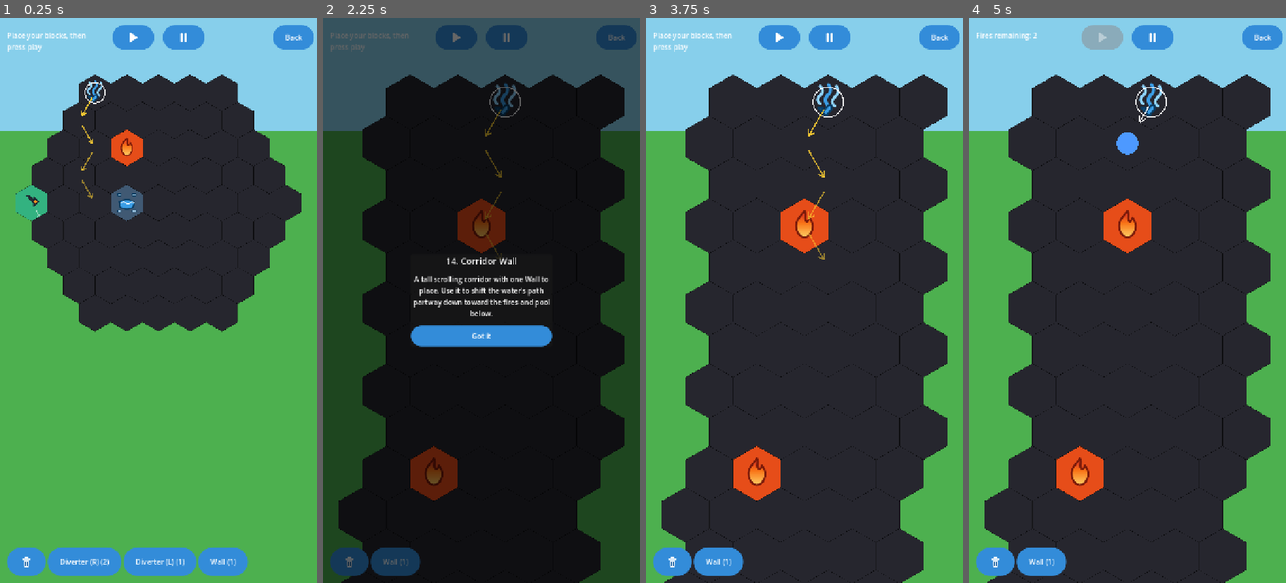
Above: before the commit, frames 1-4 (left to right).
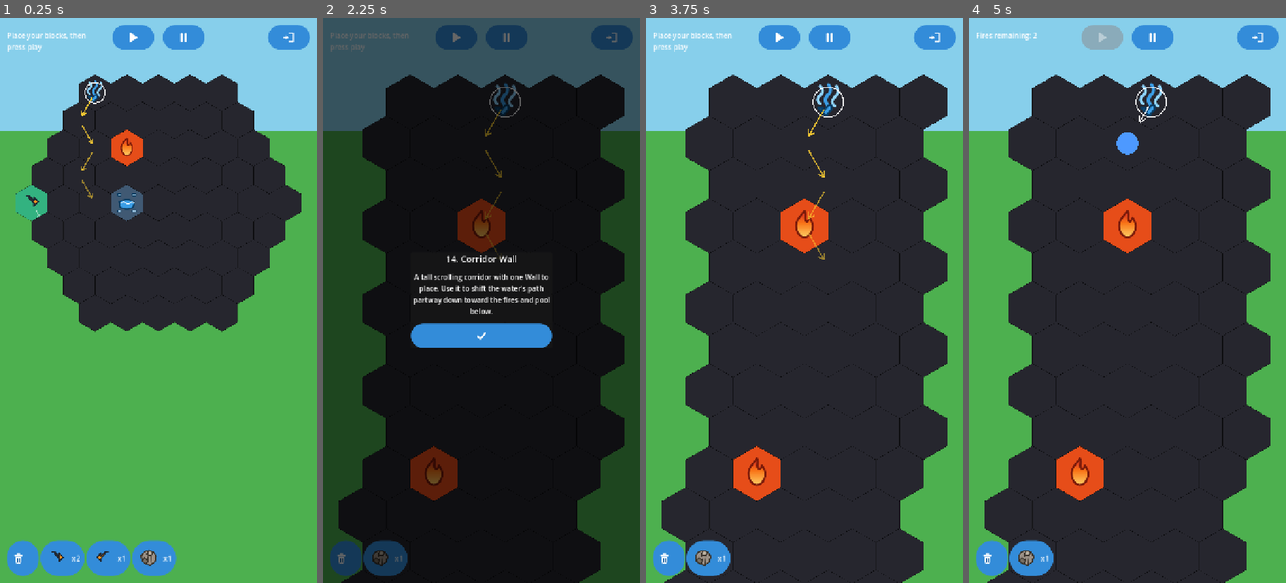
Above: after the commit, the same moments.

Repository: jitternoise/sunny_balcony
Game: Godot game, scene res://tests/Screenshots.tscn
Two runs of this game, one before a commit and one after it. Both use one fixed random seed, a clock stepped at 60 frames per second and the inputs below. This scene is started directly instead of the project's main scene.
Inputs (mouse positions are in pixels of both pictures, inside the frame that each line leads up to; where the layout moved, square brackets give the same spot in the first picture):
- Up to frame 1 (0.25 s): no input
- Up to frame 2 (2.25 s): click (611, 34) [617, 34] at 0.5 s; click "15. Corridor Split" at 1.25 s; click "14. Corridor Wall" at 2 s
- Up to frame 3 (3.75 s): click (934, 34) [940, 34] at 2.75 s; click (804, 334) at 3.5 s
- Up to frame 4 (5 s): click (1102, 34) at 4.25 s

The runs differ from the first frame. In frame 1, 2.6% of the frame differs, in the area x 2-99%, y 1-99%; in frame 2, 2.6%; in frame 3, 1.0%; in frame 4, 1.0%.

Commit message:
Unify the level's iconography and put tile art on the inventory buttons
Every button in the level scene is now icon-led, with one glyph per
action: the HUD's Back leaves for Level Select, so it takes the same
doorway glyph as the pause menu's Level Select; the lose popup reuses the
pause menu's retry arrow and doorway; the win popup gets a skip-forward
glyph, falling back to the doorway on the last level; the intro popup's
Got it becomes a check.

Inventory buttons now show each block's own tile art instead of its name,
with the name on the tooltip and the label reduced to the remaining
count. These buttons need an explicit width and tighter padding: the
shared theme pads for text, and with expand_icon set Godot reserves no
minimum width for an icon, so the tile art otherwise collapses to nothing.

Co-Authored-By: Claude Opus 5 <noreply@anthropic.com>
Claude-Session: https://claude.ai/code/session_01QEBxR8firEGJgpMLQAG7a7

Diff:
--- /dev/null
+++ b/game/assets/icons/ui_check.svg
@@ -0,0 +1,4 @@
+<svg xmlns="http://www.w3.org/2000/svg" viewBox="0 0 100 100" width="32" height="32">
+  <!-- Intro popup: acknowledge / dismiss. -->
+  <path d="M22 52 L42 72 L78 28" fill="none" stroke="#ffffff" stroke-width="12" stroke-linecap="round" stroke-linejoin="round"/>
+</svg>
--- /dev/null
+++ b/game/assets/icons/ui_next.svg
@@ -0,0 +1,7 @@
+<svg xmlns="http://www.w3.org/2000/svg" viewBox="0 0 100 100" width="32" height="32">
+  <!-- Win popup: advance to the next level (skip-forward). -->
+  <g fill="#ffffff">
+    <path d="M24 22 L58 50 L24 78 Z" stroke="#ffffff" stroke-width="7" stroke-linejoin="round"/>
+    <rect x="64" y="21" width="13" height="58" rx="5"/>
+  </g>
+</svg>
--- a/game/scenes/Level.tscn
+++ b/game/scenes/Level.tscn
@@ -6,6 +6,8 @@
 [ext_resource type="Texture2D" uid="uid://cwfw4rp1mc1up" path="res://assets/icons/ui_pause.svg" id="4"]
 [ext_resource type="Texture2D" uid="uid://3g5pox51ih3o" path="res://assets/icons/ui_retry.svg" id="5"]
 [ext_resource type="Texture2D" uid="uid://cqvescchdo1dq" path="res://assets/icons/ui_exit.svg" id="6"]
+[ext_resource type="Texture2D" uid="uid://dj7end5xwc6nw" path="res://assets/icons/ui_next.svg" id="7"]
+[ext_resource type="Texture2D" uid="uid://c1hbo3vei45v4" path="res://assets/icons/ui_check.svg" id="8"]
 
 [node name="Level" type="Node2D"]
 script = ExtResource("1")
@@ -75,11 +77,13 @@
 layout_mode = 1
 anchor_left = 1.0
 anchor_right = 1.0
-offset_left = -100.0
+offset_left = -111.0
 offset_top = 16.0
 offset_right = -16.0
 offset_bottom = 72.0
-text = "Back"
+tooltip_text = "Level Select"
+icon = ExtResource("6")
+icon_alignment = 1
 
 [node name="BudgetLabel" type="Label" parent="UI/HUD"]
 visible = false
@@ -98,7 +102,7 @@
 anchor_bottom = 1.0
 anchor_right = 1.0
 offset_left = 16.0
-offset_top = -80.0
+offset_top = -96.0
 offset_right = -16.0
 offset_bottom = -16.0
 
@@ -142,13 +146,17 @@
 
 [node name="RetryButton" type="Button" parent="UI/LosePanel/Center/Panel/VBox/ButtonRow"]
 layout_mode = 2
-custom_minimum_size = Vector2(100, 40)
-text = "Retry"
+custom_minimum_size = Vector2(104, 56)
+tooltip_text = "Retry"
+icon = ExtResource("5")
+icon_alignment = 1
 
 [node name="LevelSelectButton" type="Button" parent="UI/LosePanel/Center/Panel/VBox/ButtonRow"]
 layout_mode = 2
-custom_minimum_size = Vector2(130, 40)
-text = "Level Select"
+custom_minimum_size = Vector2(104, 56)
+tooltip_text = "Level Select"
+icon = ExtResource("6")
+icon_alignment = 1
 
 [node name="IntroPanel" type="Control" parent="UI"]
 visible = false
@@ -192,8 +200,10 @@
 
 [node name="GotItButton" type="Button" parent="UI/IntroPanel/Center/Panel/VBox"]
 layout_mode = 2
-custom_minimum_size = Vector2(0, 40)
-text = "Got it"
+custom_minimum_size = Vector2(0, 56)
+tooltip_text = "Got it"
+icon = ExtResource("8")
+icon_alignment = 1
 
 [node name="WinPanel" type="Control" parent="UI"]
 visible = false
@@ -231,8 +241,10 @@
 
 [node name="NextButton" type="Button" parent="UI/WinPanel/Center/Panel/VBox"]
 layout_mode = 2
-custom_minimum_size = Vector2(0, 40)
-text = "Next"
+custom_minimum_size = Vector2(0, 56)
+tooltip_text = "Next level"
+icon = ExtResource("7")
+icon_alignment = 1
 
 [node name="PausePanel" type="Control" parent="UI"]
 visible = false
--- a/game/scripts/gameplay/Level.gd
+++ b/game/scripts/gameplay/Level.gd
@@ -107,6 +107,23 @@
 var delete_mode: bool = false
 const DELETE_BUTTON_NAME := "delete_mode"
 const DELETE_ICON := preload("res://assets/icons/ui_trash.svg")
+
+## Win-popup button glyphs -- which one is shown depends on whether another
+## level follows this one (see _on_level_won()).
+const NEXT_ICON := preload("res://assets/icons/ui_next.svg")
+const EXIT_ICON := preload("res://assets/icons/ui_exit.svg")
+
+## Inventory-bar button sizing. The shared theme pads buttons for text
+## (28px each side), which leaves an icon-led button almost no room: with
+## expand_icon on, Godot reserves no minimum width for the icon, so the
+## tile art collapses to nothing inside that padding. These buttons
+## therefore get a fixed width and much tighter side padding, so the tile
+## image itself is the button and the count sits beside it.
+## The tile buttons are wider than the Delete toggle: their tile art is the
+## thing being chosen, while Delete is a mode switch with a fixed-size glyph.
+const INVENTORY_BUTTON_WIDTH := 100.0
+const DELETE_BUTTON_WIDTH := 72.0
+const INVENTORY_BUTTON_PADDING := 10.0
 
 ## The res://data/levels/*.tres path this scene was loaded with (captured
 ## from GameState.pending_level_path at the very start of _ready(), before
@@ -364,16 +381,38 @@
 	delete_button.button_pressed = delete_mode
 	delete_button.toggled.connect(_on_delete_button_toggled)
 	inventory_bar.add_child(delete_button)
+	_style_inventory_button(delete_button, DELETE_BUTTON_WIDTH)
 
 	var block_ids: Array = block_catalog.keys() if board.use_block_budget else level_data.starting_inventory.keys()
 	for block_id in block_ids:
+		var block: BlockData = block_catalog[block_id]
 		var button := Button.new()
 		button.name = "block_%s" % block_id
+		button.icon = block.icon
+		button.expand_icon = true # the board SVGs are 100x100 -- let them shrink to fit
+		button.tooltip_text = block.display_name
 		button.pressed.connect(_on_block_button_pressed.bind(block_id))
 		inventory_bar.add_child(button)
+		_style_inventory_button(button)
 
 	budget_label.visible = board.use_block_budget
 	_refresh_inventory_labels()
+
+
+## Gives one inventory-bar button its fixed width and tightened padding --
+## see INVENTORY_BUTTON_WIDTH. Must run AFTER the button is in the tree,
+## since get_theme_stylebox() only resolves once the node can see the
+## project theme.
+func _style_inventory_button(button: Button, width: float = INVENTORY_BUTTON_WIDTH) -> void:
+	button.custom_minimum_size = Vector2(width, 0)
+	for state in ["normal", "hover", "pressed", "disabled"]:
+		var box: StyleBox = button.get_theme_stylebox(state)
+		if box == null:
+			continue
+		var tightened: StyleBox = box.duplicate()
+		tightened.content_margin_left = INVENTORY_BUTTON_PADDING
+		tightened.content_margin_right = INVENTORY_BUTTON_PADDING
+		button.add_theme_stylebox_override(state, tightened)
 
 
 func _refresh_inventory_labels() -> void:
@@ -386,8 +425,9 @@
 		for block_id in block_catalog.keys():
 			var button := inventory_bar.get_node_or_null("block_%s" % block_id)
 			if button:
-				var block: BlockData = block_catalog[block_id]
-				button.text = block.display_name
+				# No per-type count in this mode, so the tile art stands
+				# alone and BudgetLabel carries the shared pool.
+				button.text = ""
 				button.disabled = out_of_blocks
 		budget_label.text = "Tiles left: %d" % board.block_budget_remaining
 		return
@@ -395,8 +435,9 @@
 	for block_id in board.inventory.keys():
 		var button := inventory_bar.get_node_or_null("block_%s" % block_id)
 		if button:
-			var block: BlockData = block_catalog[block_id]
-			button.text = "%s (%d)" % [block.display_name, board.inventory[block_id]]
+			# The tile's own art identifies the block (its name is on the
+			# tooltip), so the label is just how many are left.
+			button.text = "x%d" % board.inventory[block_id]
 			button.disabled = board.inventory[block_id] <= 0
 
 
@@ -738,7 +779,9 @@
 	# there's another level after this one in LevelSelect.LEVEL_PATHS,
 	# "Level Select" when this was the last level and there's nowhere
 	# further to advance to.
-	win_next_button.text = "Next" if _next_level_path() != "" else "Level Select"
+	var has_next := _next_level_path() != ""
+	win_next_button.icon = NEXT_ICON if has_next else EXIT_ICON
+	win_next_button.tooltip_text = "Next level" if has_next else "Level Select"
 	win_panel.visible = true
 
 
--- a/game/tests/Screenshots.gd
+++ b/game/tests/Screenshots.gd
@@ -15,6 +15,10 @@
 		_dir = "user://shots"
 	DirAccess.make_dir_recursive_absolute(_dir)
 
+	# Winning a level saves progress, which needs an active slot -- without
+	# one _on_level_won() below pushes a "no active save slot" error that
+	# has nothing to do with what is being captured.
+	GameState.current_slot = 0
 	GameState.pending_level_path = "res://data/levels/level_001.tres"
 	var level: Node = load("res://scenes/Level.tscn").instantiate()
 	add_child(level)
@@ -55,6 +59,16 @@
 	await get_tree().create_timer(0.8).timeout
 	await _shot("05_resumed")
 
+	# The win and lose popups are driven straight off their handlers rather
+	# than by playing the level out, so both panels can be eyeballed.
+	level._on_level_lost()
+	await _settle()
+	await _shot("06_lost")
+	level.get_node("UI/LosePanel").visible = false
+	level._on_level_won()
+	await _settle()
+	await _shot("07_won")
+
 	print("screenshots written to ", _dir)
 	get_tree().quit()
 
--- a/game/tests/SmokeLevel.gd
+++ b/game/tests/SmokeLevel.gd
@@ -43,6 +43,33 @@
 	_check(delete_button != null and delete_button.toggle_mode, "Delete toggle present in inventory bar")
 	_check(delete_button.icon != null and delete_button.text == "", "Delete is icon-only")
 	_check(inventory_bar.get_child(0) == delete_button, "Delete is first button in bar")
+
+	# Every button in the level is icon-led now: the same action carries the
+	# same glyph in the HUD, the pause menu, the lose popup and the win
+	# popup. Only the inventory tiles keep text, and only as a count.
+	for path in ["UI/HUD/BackButton", "UI/IntroPanel/Center/Panel/VBox/GotItButton",
+			"UI/LosePanel/Center/Panel/VBox/ButtonRow/RetryButton",
+			"UI/LosePanel/Center/Panel/VBox/ButtonRow/LevelSelectButton",
+			"UI/WinPanel/Center/Panel/VBox/NextButton"]:
+		var b: Button = level.get_node(path)
+		_check(b.icon != null and b.text == "", "%s is icon-only" % path.get_file())
+		_check(b.tooltip_text != "", "%s keeps a tooltip" % path.get_file())
+	# Back and the pause menu's Level Select are the same action, so they
+	# must not drift onto different glyphs.
+	_check(level.get_node("UI/HUD/BackButton").icon
+			== level.get_node("UI/PausePanel/Center/Panel/VBox/ButtonRow/LevelSelectButton").icon,
+			"Back and Level Select share one glyph")
+	_check(level.get_node("UI/LosePanel/Center/Panel/VBox/ButtonRow/RetryButton").icon
+			== level.get_node("UI/PausePanel/Center/Panel/VBox/ButtonRow/RetryButton").icon,
+			"both Retry buttons share one glyph")
+
+	# Tile buttons show the tile's own art; the name moves to the tooltip
+	# and the label carries only the remaining count.
+	for bid in board.inventory.keys():
+		var tile: Button = inventory_bar.get_node("block_%s" % bid)
+		_check(tile.icon == block_catalog_icon(level, bid), "%s button uses its tile art" % bid)
+		_check(tile.text == "x%d" % board.inventory[bid], "%s button shows its count" % bid)
+		_check(tile.tooltip_text != "", "%s button names the tile on its tooltip" % bid)
 
 	# The pause menu must be reachable before Start, since it now holds the
 	# only Retry.
@@ -113,6 +140,11 @@
 	get_tree().quit(1 if _failures > 0 else 0)
 
 
+func block_catalog_icon(level, block_id: String) -> Texture2D:
+	var block: BlockData = level.block_catalog[block_id]
+	return block.icon
+
+
 func _first_empty_cell(board) -> Vector2i:
 	var radius: int = board.level_data.grid_radius
 	for q in range(-radius, radius + 1):
Not shown, added: game/assets/icons/ui_check.svg.import
Not shown, added: game/assets/icons/ui_next.svg.import
Not shown: 1 places in game/scenes/Level.tscn that only renumber resources
